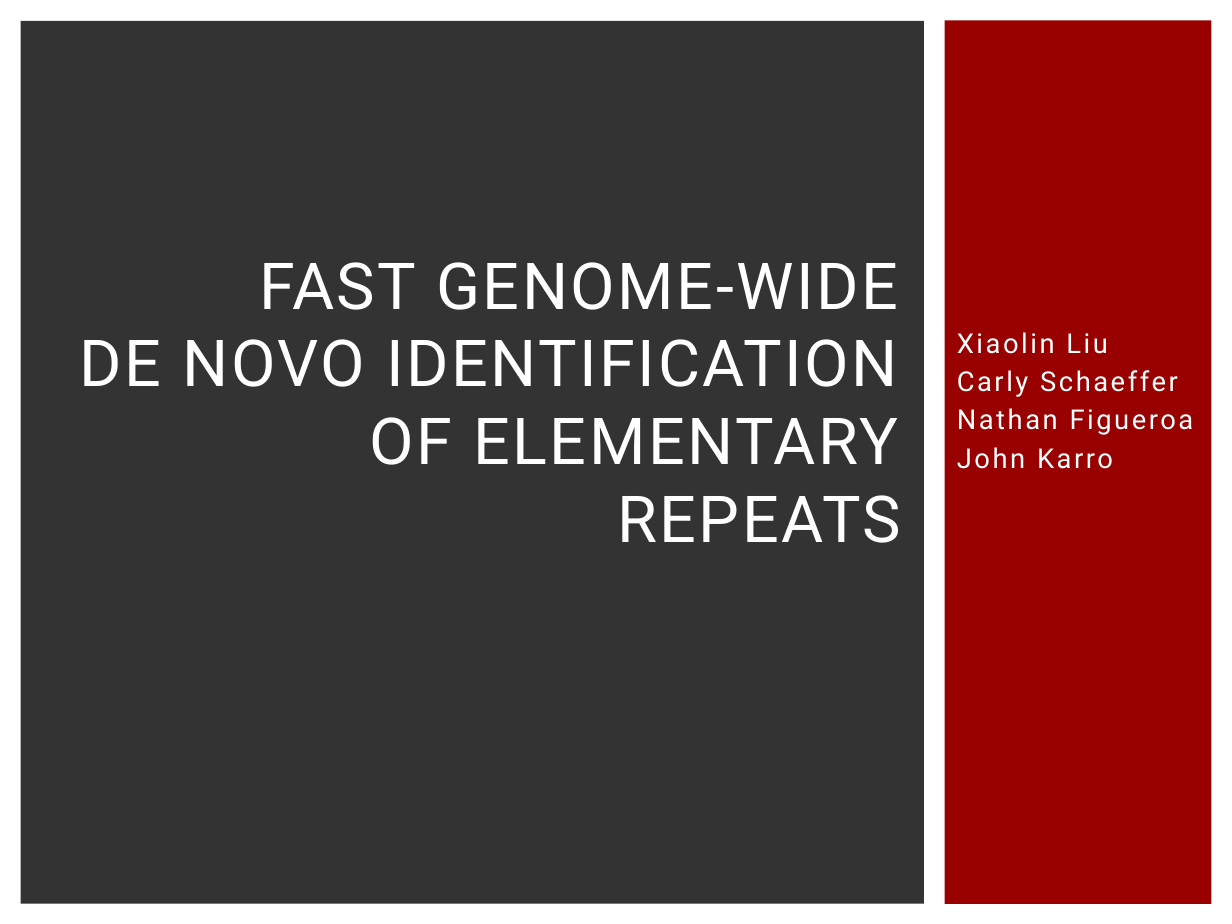
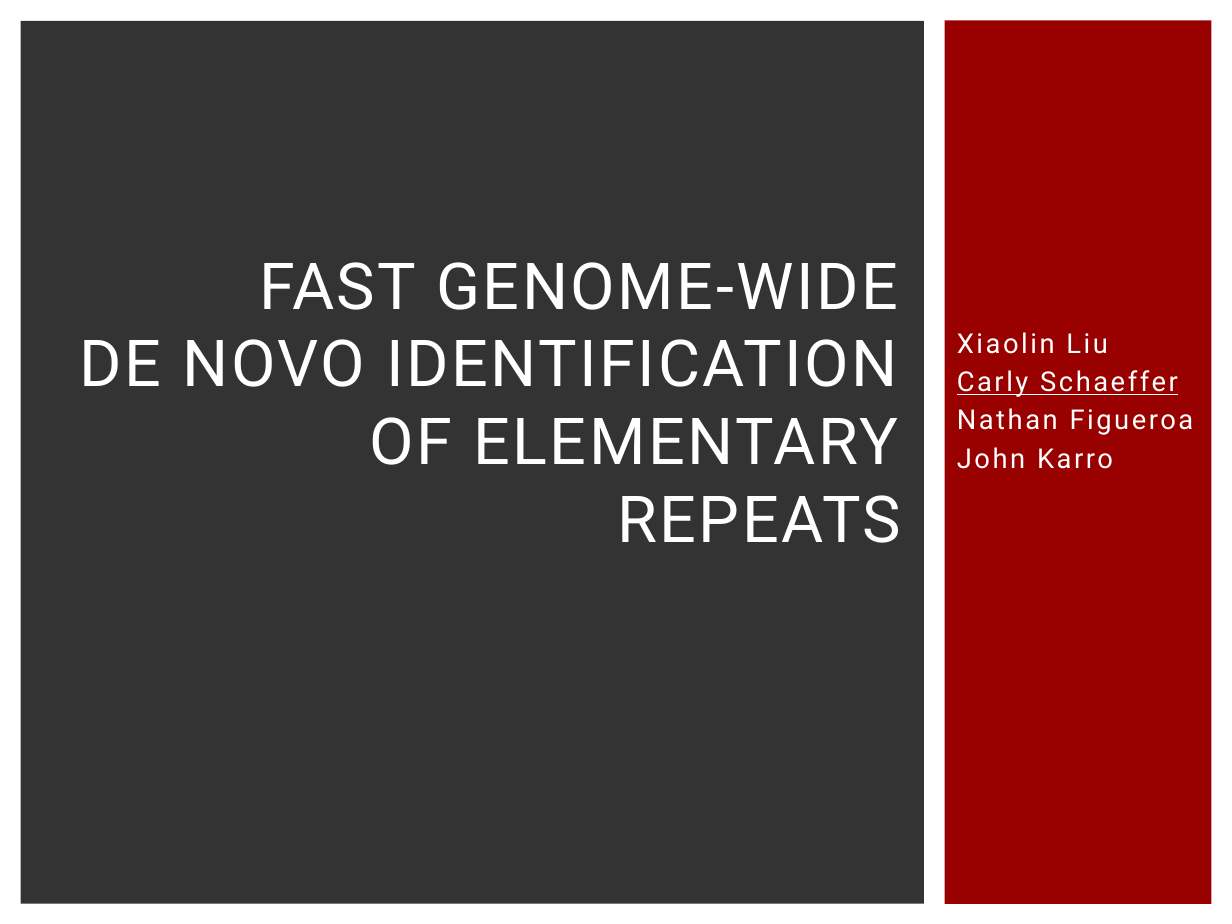
Before and after one commit to schaefce/proposal, a slide deck: slide 1 of GLBio.pptx. Drawn at 1232x924 pixels with LibreOffice and Linux fonts; fonts in the diff are those of the drawing. Boxes give left, top, right and bottom in pixels: in the first picture for what was removed or moved away, otherwise in the second. Text is boxed around its words. In the diff, an @@ line names an element or a change of style, - is before the commit and + after.

```diff
--- a/GLBio.pptx
+++ b/GLBio.pptx
@@ subtitle at (957, 370, 1178, 397): underline on in "Carly Schaeffer" @@
```
Also in this commit, not shown: 3 other slides changed, 3 slides added, 1 slide removed.
